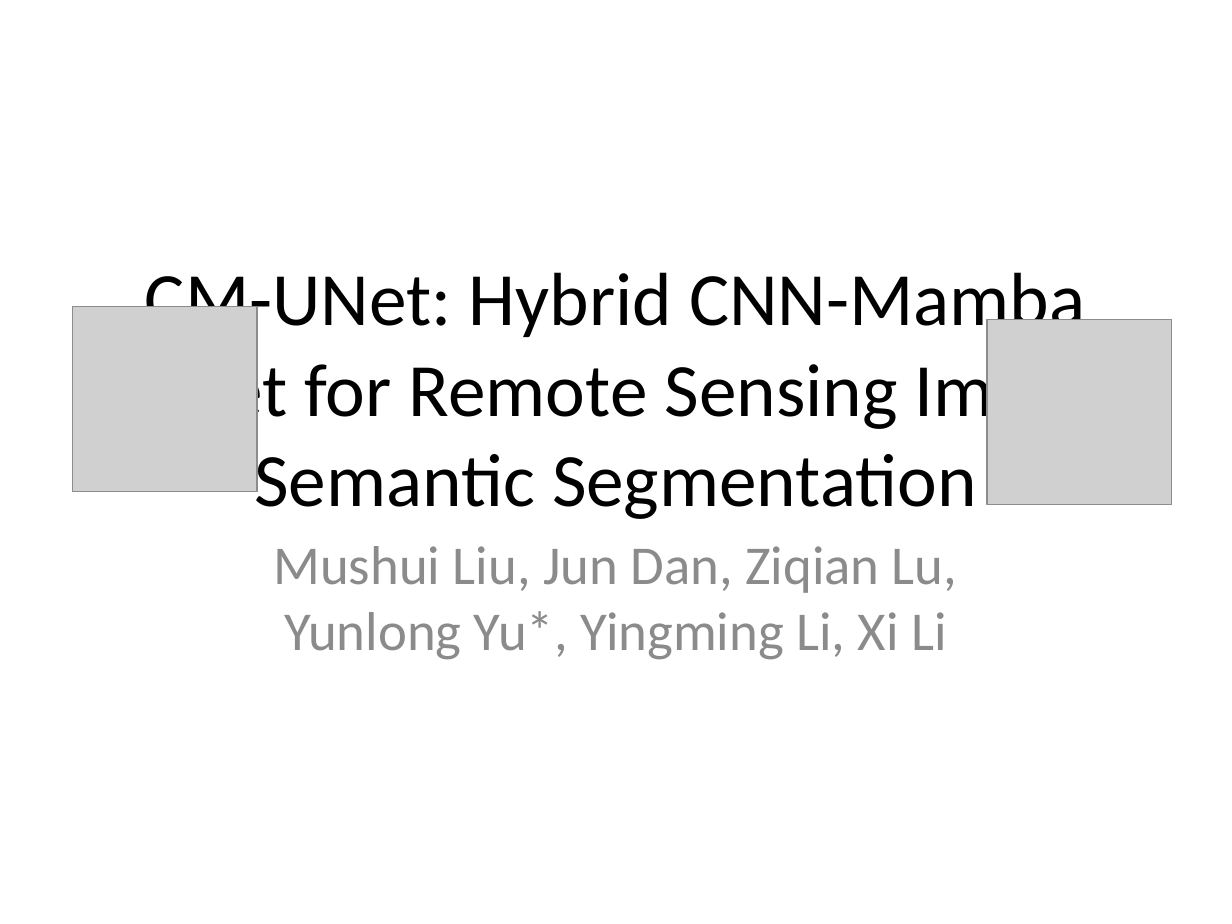
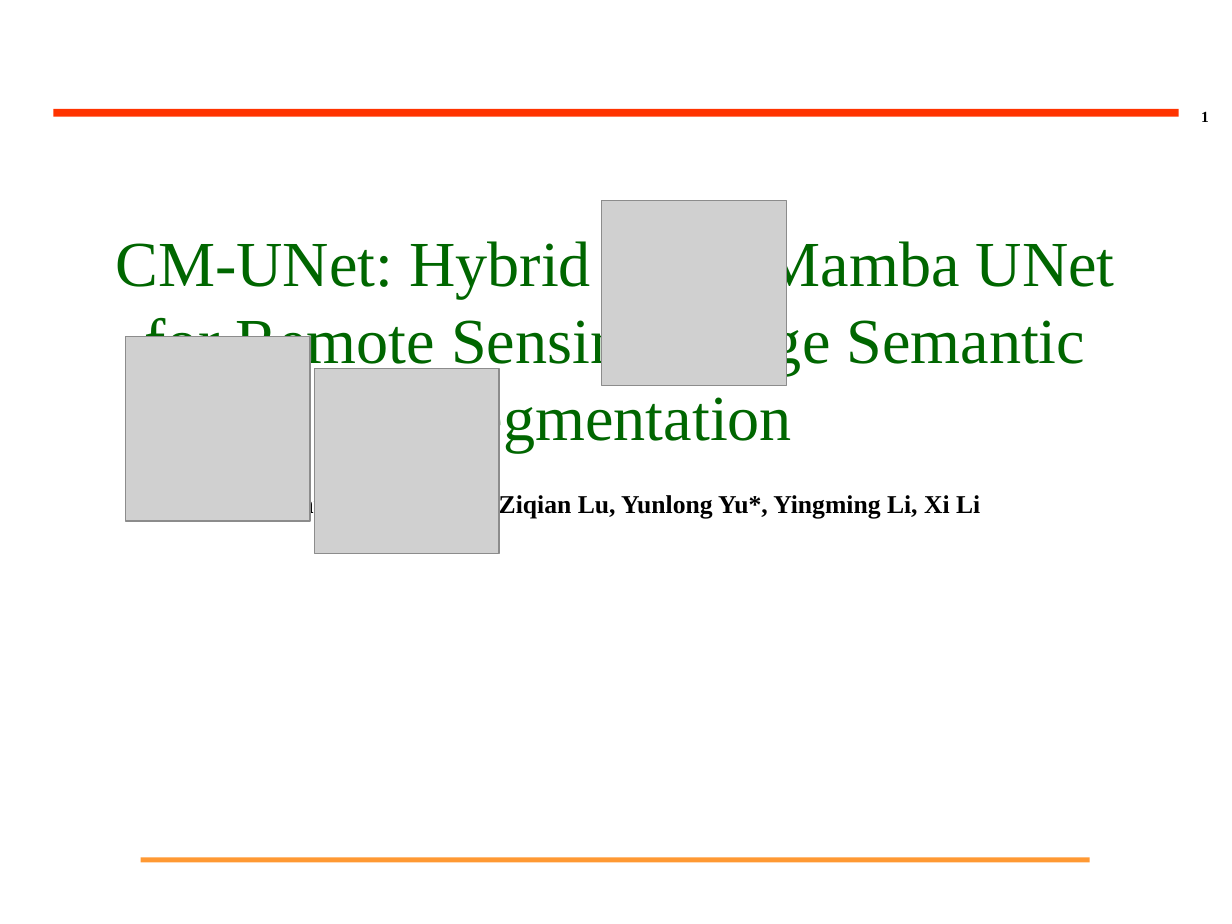
Before and after one commit to PonNowJin/PDFtoPPT, a slide deck: slide 1 of output_pptx/test_watermark.pptx. Drawn at 1232x924 pixels with LibreOffice and Linux fonts; fonts in the diff are those of the drawing; grey boxes stand for pictures; background and template pictures are left out. Boxes give left, top, right and bottom in pixels: in the first picture for what was removed or moved away, otherwise in the second. Text is boxed around its words. In the diff, an @@ line names an element or a change of style, - is before the commit and + after.

```diff
--- a/output_pptx/test_watermark.pptx
+++ b/output_pptx/test_watermark.pptx
@@ line added from (53, 112) to (1179, 112), #FF3300 4.5 pt @@
@@ page number added at (1201, 111, 1209, 122), 9 pt, text #000000, bold @@
+1
@@ picture: place and size @@
-picture at (987, 319, 1172, 504)
+picture at (602, 201, 787, 386)
@@ title "CM-UNet: Hybrid CNN-Mamba UNet for ...": place and size @@
-title "CM-UNet: Hybrid CNN-Mamba UNet for ..." at (128, 272, 1102, 519)
+title "CM-UNet: Hybrid CNN-Mamba UNet for ..." at (115, 236, 1115, 452)
@@ title "CM-UNet: Hybrid CNN-Mamba UNet for ..." at (115, 236, 1115, 452): size 44 to 37.5 pt, font Calibri to Times New Roman, text colour #000000 to #006600 @@
@@ picture: place and size @@
-picture at (73, 307, 257, 492)
+picture at (126, 336, 310, 521)
@@ picture added at (314, 368, 499, 553) @@
@@ subtitle "Mushui Liu, Jun Dan, Ziqian ...": place and size @@
-subtitle "Mushui Liu, Jun Dan, Ziqian ..." at (273, 546, 957, 660)
+subtitle "Mushui Liu, Jun Dan, Ziqian ..." at (251, 492, 980, 518)
@@ subtitle "Mushui Liu, Jun Dan, Ziqian ..." at (251, 492, 980, 518): size 32 to 15 pt, font Calibri to Times New Roman, text colour #8C8C8C to #000000, bold on; more space between paragraphs @@
@@ line added from (140, 860) to (1090, 860), #FF9933 3 pt @@
```
Also in this commit, not shown: 8 other slides changed, 3 other files.
